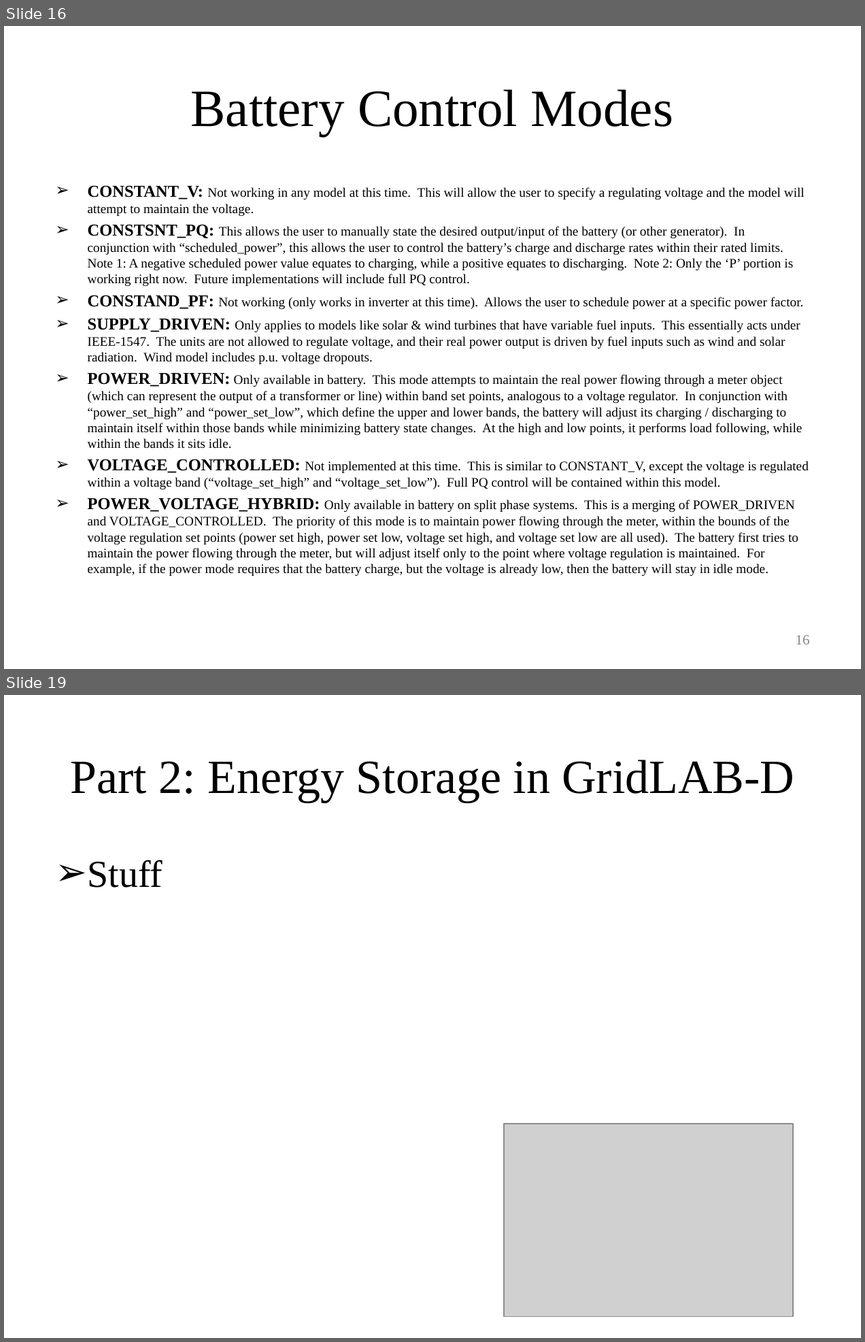
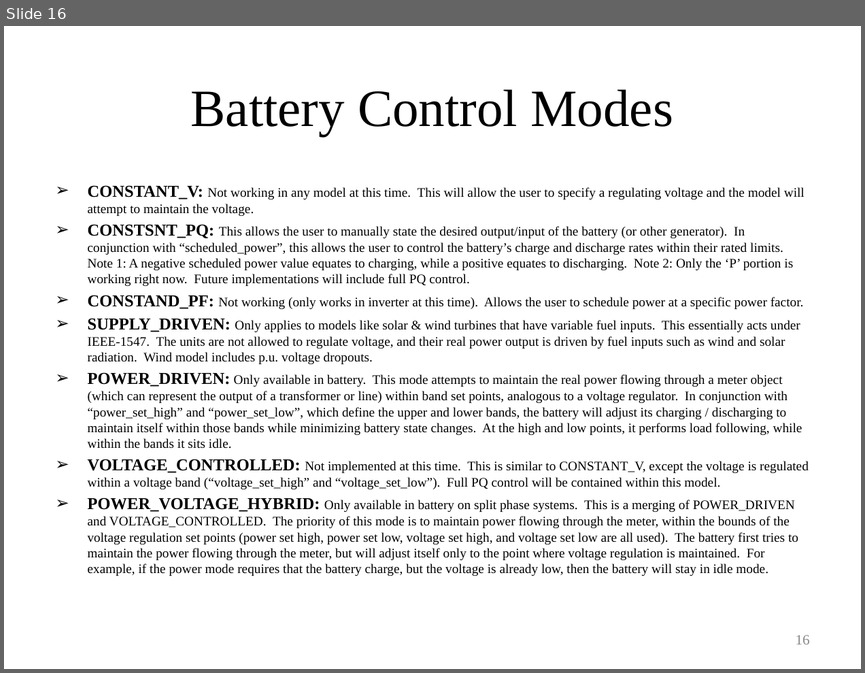
Before and after one commit to gridlab-d/course, a slide deck: Distribution_Analysis_Course/4.0 - Energy_Storage_and_PHEVs.ppt. Shown one above the other, each under a label of ours: slides 16 and 19 before the commit, slide 16 after it; the slides between them are not shown. The pictures are 865x1342 and 865x673 pixels, drawn with LibreOffice and Linux fonts; fonts in the diff are those of the drawing; grey boxes stand for pictures. Boxes give left, top, right and bottom in pixels: in the first picture for what was removed or moved away, otherwise in the second. Text is boxed around its words. In the diff, an @@ line names an element or a change of style, - is before the commit and + after.

```diff
--- a/Distribution_Analysis_Course/4.0 - Energy_Storage_and_PHEVs.ppt
+++ b/Distribution_Analysis_Course/4.0 - Energy_Storage_and_PHEVs.ppt
@@ slide 19 removed at <box>4,695,861,1338</box>, background #FFFFFF @@
@@ title removed at <box>71,760,795,802</box> @@
-Part 2: Energy Storage in GridLAB-D
@@ text removed at <box>88,860,163,887</box> @@
-➢ Stuff
@@ picture removed at <box>504,1123,792,1317</box> @@
```
Also in this commit, not shown: 1 slide changed, 4 slides added, 2 other slides removed.
